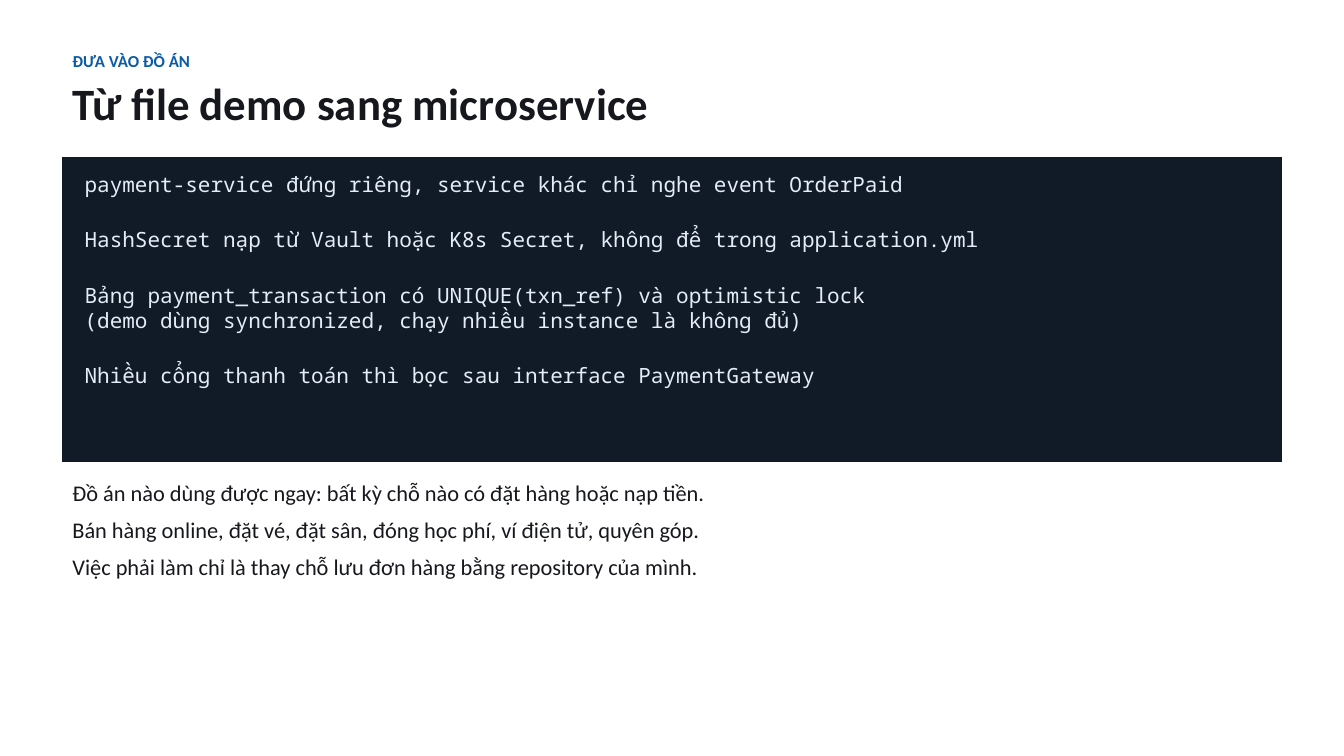
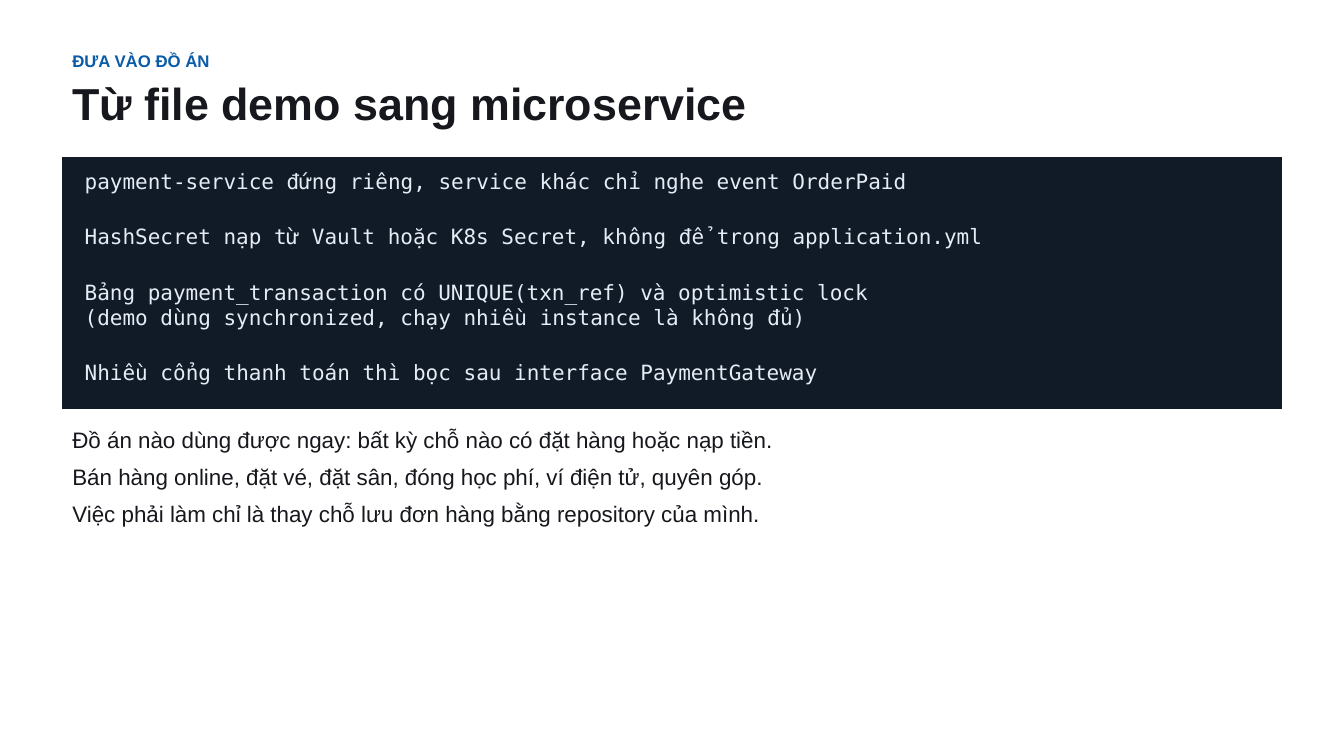
Before and after one commit to conchocon154/vnpay-seminar, a slide deck: slide 16 of VNPAY-seminar.pptx. Drawn at 1344x756 pixels with LibreOffice and Linux fonts; fonts in the diff are those of the drawing. Boxes give left, top, right and bottom in pixels: in the first picture for what was removed or moved away, otherwise in the second. Text is boxed around its words. In the diff, an @@ line names an element or a change of style, - is before the commit and + after.

```diff
--- a/VNPAY-seminar.pptx
+++ b/VNPAY-seminar.pptx
@@ text "ĐƯA VÀO ĐỒ ÁN" at bbox=[72, 53, 746, 129]: font Calibri to Arial @@
@@ rectangle "payment-service đứng riêng, service khác ...": place and size @@
-rectangle "payment-service đứng riêng, service khác ..." at bbox=[63, 157, 1281, 462]
+rectangle "payment-service đứng riêng, service khác ..." at bbox=[63, 157, 1281, 408]
@@ rectangle "payment-service đứng riêng, service khác ..." at bbox=[63, 157, 1281, 408]: font Noto Sans Mono to DejaVu Sans Mono @@
@@ text "Đồ án nào dùng được ..." at bbox=[72, 431, 772, 527]: font Calibri to Arial @@
@@ text "Đồ án nào dùng được ...": place and size @@
-text "Đồ án nào dùng được ..." at bbox=[72, 483, 704, 579]
+text "Đồ án nào dùng được ..." at bbox=[72, 431, 772, 527]
```
Also in this commit, not shown: 18 other slides changed, 1 other file.
